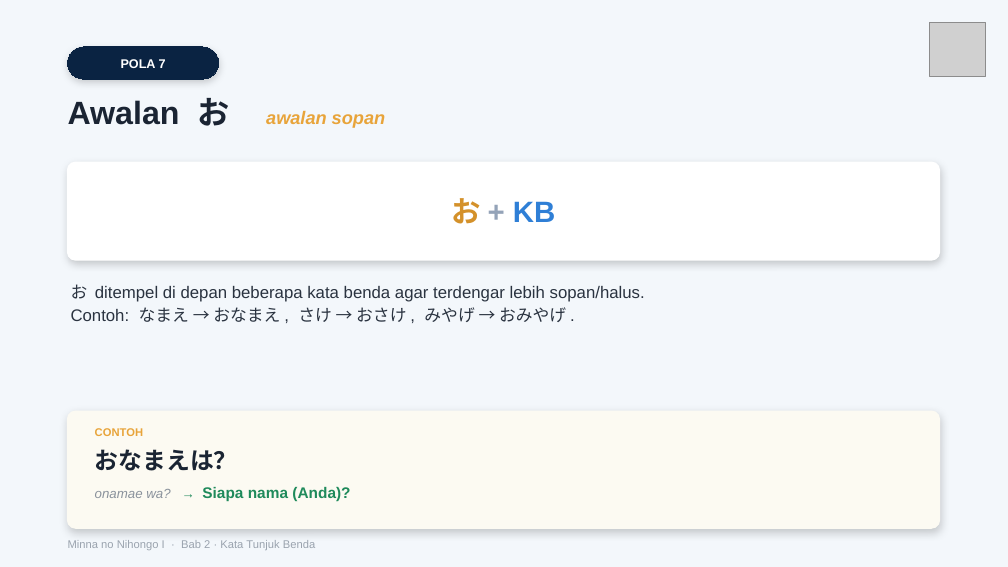
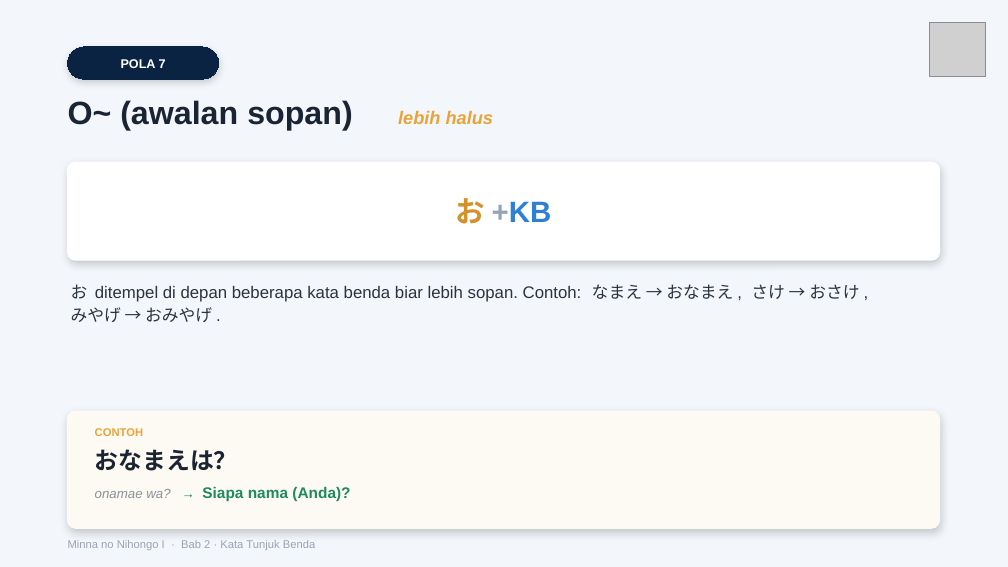
Before and after one commit to jbridgecenter-source/materi, a slide deck: slide 8 of Modul Minna 1/Bab 2/27. Minna 1 Tata Bahasa Bab 2 - Slide.pptx. Drawn at 1008x567 pixels with LibreOffice and Linux fonts; fonts in the diff are those of the drawing; grey boxes stand for pictures. Boxes give left, top, right and bottom in pixels: in the first picture for what was removed or moved away, otherwise in the second. Text is boxed around its words. In the diff, an @@ line names an element or a change of style, - is before the commit and + after.

```diff
--- a/Modul Minna 1/Bab 2/27. Minna 1 Tata Bahasa Bab 2 - Slide.pptx
+++ b/Modul Minna 1/Bab 2/27. Minna 1 Tata Bahasa Bab 2 - Slide.pptx
@@ text at [68,100,493,131]: text changed; size 13 to 23 pt; text colour #E8A43A to #1A2433; italic off @@
-Awalan お awalan sopan
+O~ (awalan sopan) lebih halus
@@ text at [456,198,552,224]: spaces changed @@
-お + KB
+お +KB
@@ text at [71,284,859,322]: text changed @@
-お ditempel di depan beberapa kata benda agar terdengar lebih sopan/halus.
-Contoh: なまえ → おなまえ , さけ → おさけ , みやげ → おみやげ .
+お ditempel di depan beberapa kata benda biar lebih sopan. Contoh: なまえ → おなまえ , さけ → おさけ ,
+みやげ → おみやげ .
```
Also in this commit, not shown: 10 other slides changed.
